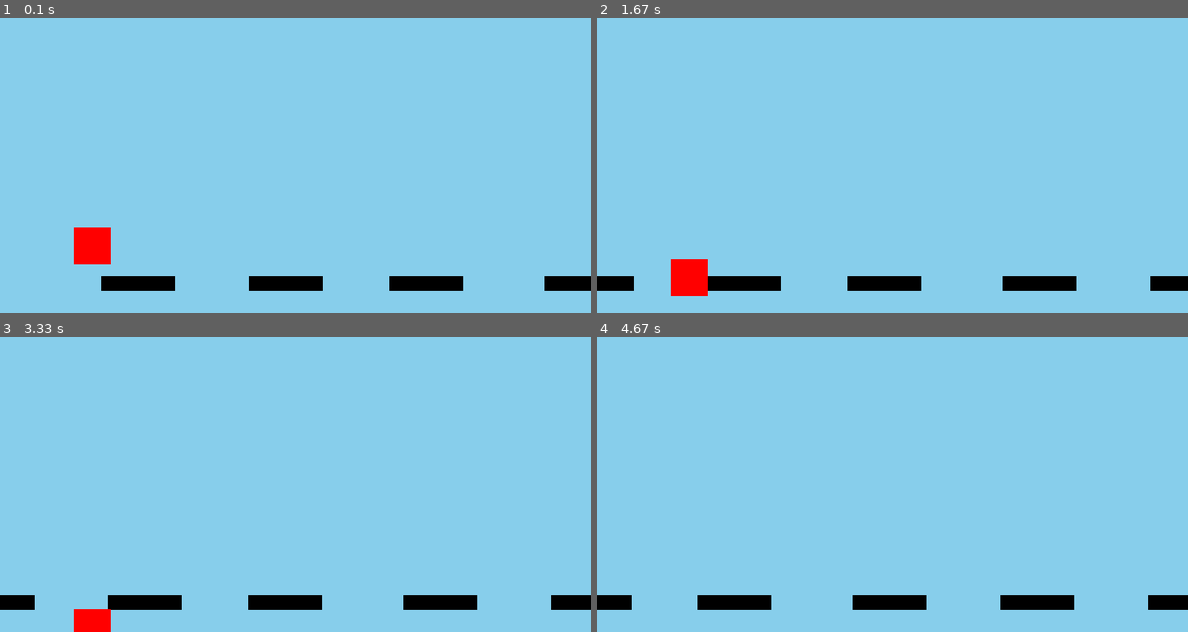
Above: before the commit, frames 1-4 (two rows, left to right).
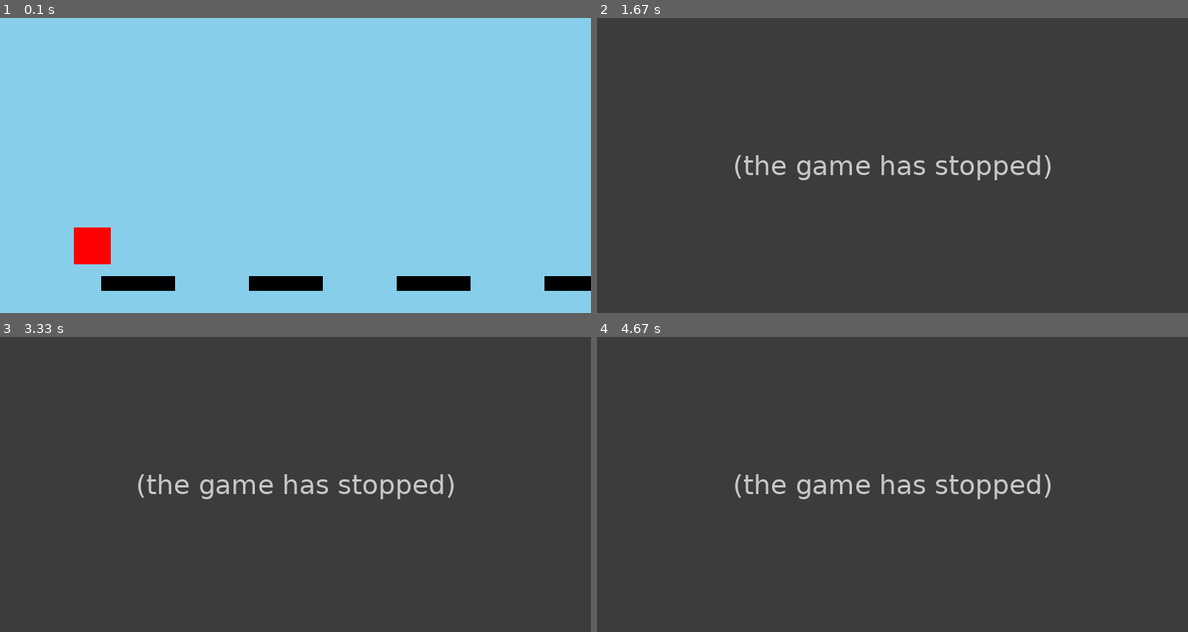
Above: after the commit, the same moments.

Repository: WillSumerfield/OutreachPygame
Game: pygame game, started from GameDemo.py
Same seed, same stepped clock (60 frames per second), same inputs: the game is played once before the commit and once after it.
Inputs:
- Up to frame 1 (0.1 s): no input
- Up to frame 2 (1.67 s): tap Space at 0.33 s
- Up to frame 3 (3.33 s): no input
- Up to frame 4 (4.67 s): no input

The runs differ from the first frame. In frame 1, 0.1% of the frame differs, in the area x 65-80%, y 87-93%; in frame 2, 100%, in the area x 0-100%, y 0-100%; in frame 3, 100%; in frame 4, 100%.
After the commit the program exited at 1.5 s; later frames show no game.

Commit message:
Offscreen Death + Wallstuck bugfix
The game now ends when the player falls off the map.

The player will no longer get stuck on walls.

Diff:
--- a/GameDemo.py
+++ b/GameDemo.py
@@ -78,7 +78,7 @@
 platforms = [
     Platform(150,   SCREEN_HEIGHT -  50, 100, 20),
     Platform(350,   SCREEN_HEIGHT -  50, 100, 20),
-    Platform(540,   SCREEN_HEIGHT -  50, 100, 20),
+    Platform(550,   SCREEN_HEIGHT -  50, 100, 20),
     Platform(750,   SCREEN_HEIGHT -  50, 100, 20),
     Platform(950,   SCREEN_HEIGHT -  50, 100, 20),
 ]
@@ -103,7 +103,7 @@
             running = False
 
     # Remove platforms which go off the screen, and generate new platforms as needed
-    platform_dist = platforms[0].x + platforms[0].width;
+    platform_dist = platforms[0].x + platforms[0].width
     if platform_dist < 0:
         del platforms[0]
         platforms += [generate_platform(platform_dist)]
@@ -129,7 +129,6 @@
 
     # The player did collide with a platform when we tried moving it - move it one space at a time until it collides with the platform.
     else:
-        print("Y-Dist: ", y_dist)
         while not player.platform_collision(platforms, 0, math.copysign(1, y_dist)): # Keep moving the player until they collide with the platform
             player.y += math.copysign(1, y_dist)
 
@@ -143,12 +142,12 @@
 
     # The player did collide with a platform when we tried moving it - move it one space at a time until it collides with the platform.
     else:
-        while not player.platform_collision(platforms, 0, math.copysign(1, x_dist)): # Keep moving the player until they collide with the platform
+        while not player.platform_collision(platforms, math.copysign(1, x_dist), 0): # Keep moving the player until they collide with the platform
             for platform in platforms:
                 platform.x -= math.copysign(1, x_dist)
 
-    # If the player fell off the map, quite the game
-    if (player.y < 0):
+    # If the player fell off the map, quit the game
+    if (player.y > SCREEN_HEIGHT):
         running = False
 
     # Draw the background
